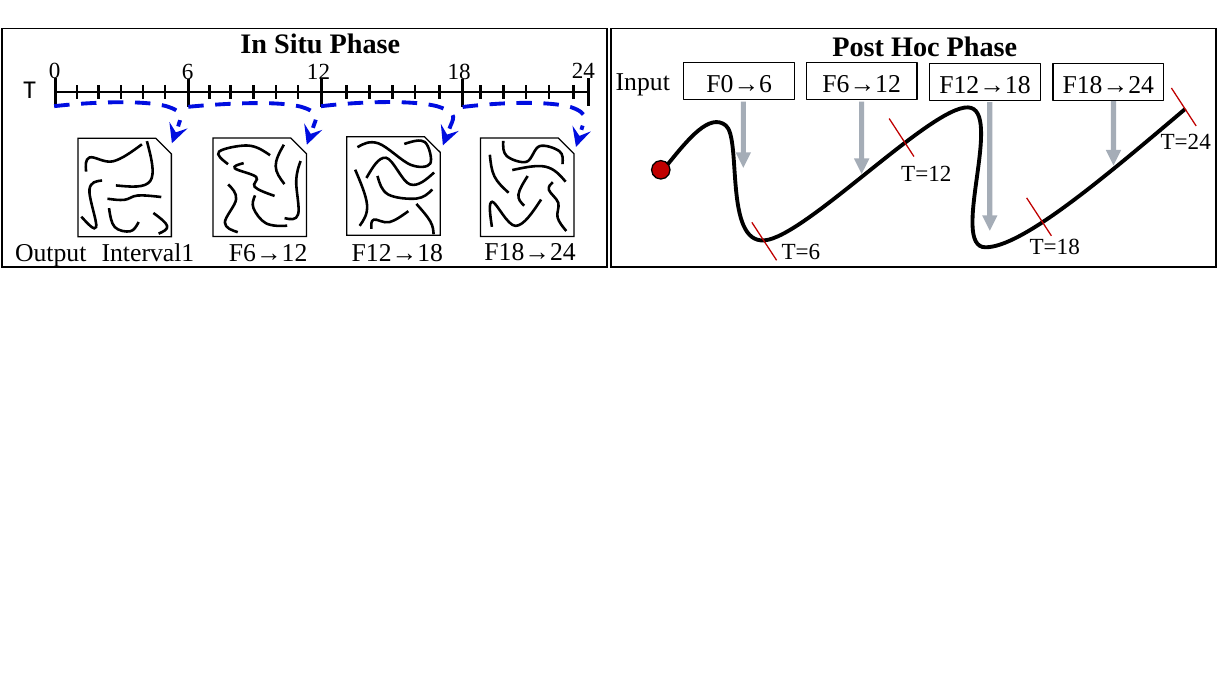
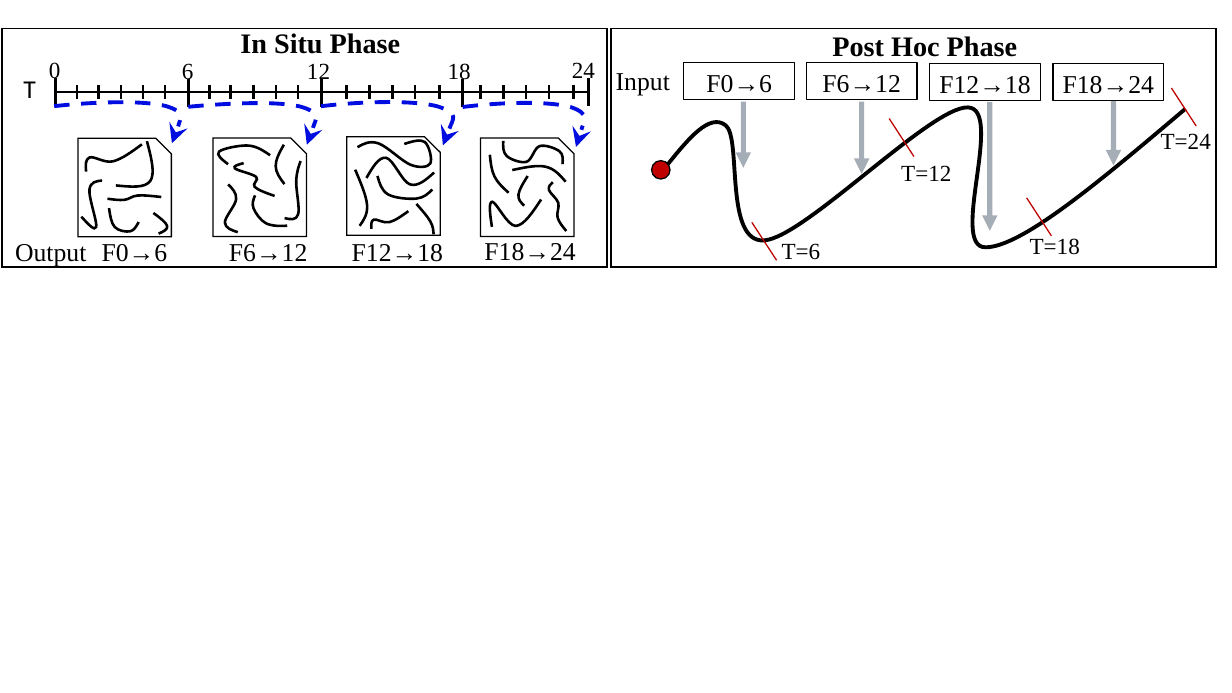
Before and after one commit to kmorel-papers/EGPGV21, a slide deck: slide 3 of AdvectionComparison.pptx. Drawn at 1232x693 pixels with LibreOffice and Linux fonts; fonts in the diff are those of the drawing. Boxes give left, top, right and bottom in pixels: in the first picture for what was removed or moved away, otherwise in the second. Text is boxed around its words. In the diff, an @@ line names an element or a change of style, - is before the commit and + after.

```diff
--- a/AdvectionComparison.pptx
+++ b/AdvectionComparison.pptx
@@ text at [102,244,168,267]: text changed @@
-Interval1
+F0→6
```
Also in this commit, not shown: 4 slides added, 31 other files.
